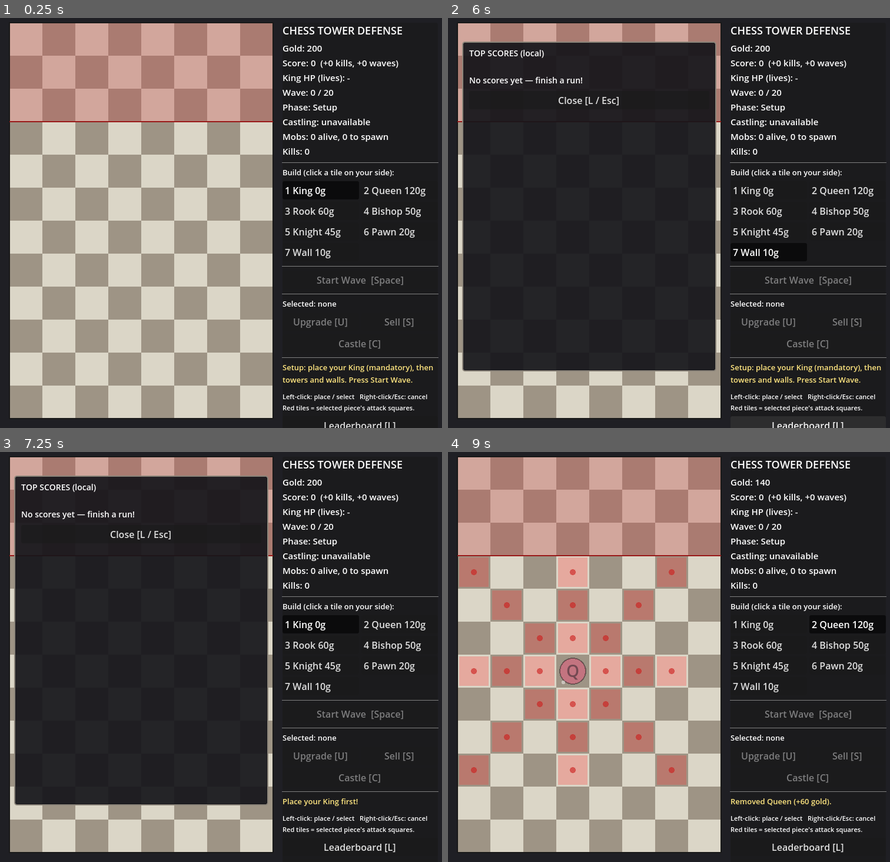
Above: before the commit, frames 1-4 (two rows, left to right).
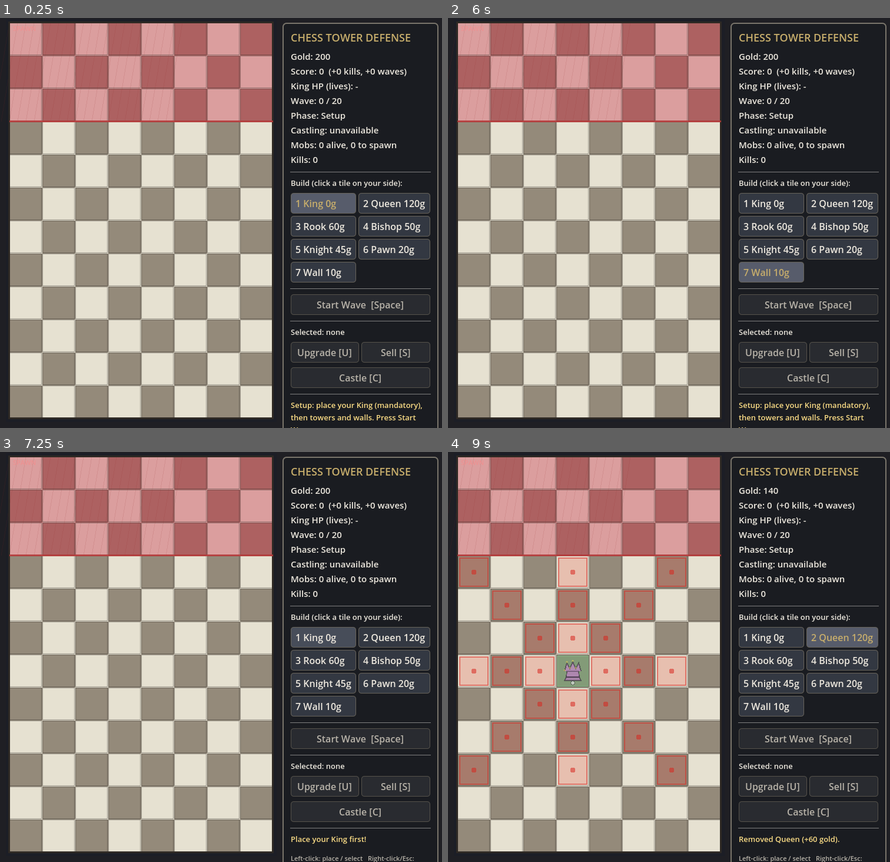
Above: after the commit, the same moments.

Repository: mhaiprojects/ChessTD-Protect-the-King
Game: Godot game, scene res://scenes/main.tscn
Two runs of this game, one before a commit and one after it. Both use one fixed random seed, a clock stepped at 60 frames per second and the inputs below.
Inputs (mouse positions are in pixels of both pictures, inside the frame that each line leads up to):
- Up to frame 1 (0.25 s): no input
- Up to frame 2 (6 s): click "1 King 0g" at 0.5 s; click "2 Queen 120g" at 1.25 s; click "3 Rook 60g" at 2 s; click "4 Bishop 50g" at 2.75 s; click "5 Knight 45g" at 3.5 s; click "6 Pawn 20g" at 4.25 s; click "7 Wall 10g" at 5 s; click (806, 423) at 5.75 s, where only the run before the commit has a clickable "Leaderboard [L]"
- Up to frame 3 (7.25 s): tap A at 6.5 s; move the mouse to (322, 632) at 6.52 s; tap 1 at 6.6 s; click (322, 632) at 6.67 s; tap Space at 6.77 s
- Up to frame 4 (9 s): click (806, 845) at 7.25 s, where only the run before the commit has a clickable "Leaderboard [L]"; tap A at 8 s; move the mouse to (580, 673) at 8.02 s; hold S 8.03-8.75 s; tap 2 at 8.1 s; click (580, 673) at 8.17 s; tap Space at 8.27 s; click "Sell [S]" at 8.75 s

The runs differ from the first frame. In frame 1, 22% of the frame differs, in the area x 2-100%, y 1-100%; in frame 2, 60%; in frame 3, 59%; in frame 4, 24%.

Commit message:
2026-11-17 18:20 AEDT: polish vector graphics (piece silhouettes, board, mobs, HUD)
Co-authored-by: Cursor <cursoragent@cursor.com>

Diff:
--- /dev/null
+++ b/scripts/draw_art.gd
@@ -0,0 +1,214 @@
+extends RefCounted
+## Vector-only drawing helpers: board theme, piece silhouettes, bars and pips.
+
+const P := preload("res://scripts/pieces.gd")
+
+const BG_DARK := Color(0.11, 0.12, 0.15)
+const SQ_LIGHT := Color(0.90, 0.88, 0.82)
+const SQ_DARK := Color(0.58, 0.54, 0.48)
+const SPAWN_LIGHT := Color(0.86, 0.62, 0.62)
+const SPAWN_DARK := Color(0.68, 0.38, 0.38)
+const GRID_LINE := Color(0.22, 0.20, 0.18, 0.45)
+const FRAME_LINE := Color(0.18, 0.16, 0.14)
+const SPAWN_DIVIDER := Color(0.72, 0.22, 0.22, 0.85)
+
+const UI_PANEL_BG := Color(0.10, 0.11, 0.13, 0.96)
+const UI_BORDER := Color(0.48, 0.46, 0.42)
+const UI_ACCENT := Color(0.78, 0.68, 0.42)
+const UI_BUTTON_BG := Color(0.20, 0.22, 0.26)
+const UI_BUTTON_HOVER := Color(0.28, 0.30, 0.35)
+const UI_BUTTON_PRESSED := Color(0.34, 0.36, 0.42)
+const UI_BUTTON_DISABLED := Color(0.16, 0.17, 0.19)
+const UI_TEXT := Color(0.93, 0.91, 0.87)
+const UI_TEXT_DIM := Color(0.72, 0.70, 0.66)
+
+const ATTACK_FILL := Color(0.92, 0.28, 0.22, 0.22)
+const ATTACK_RING := Color(0.85, 0.15, 0.12, 0.55)
+const HOVER_OK := Color(0.35, 0.78, 0.45, 0.28)
+const HOVER_BAD := Color(0.92, 0.18, 0.18, 0.32)
+const SELECT_RING := Color(0.98, 0.88, 0.28)
+const CASTLE_FILL := Color(0.28, 0.58, 0.95, 0.32)
+const CASTLE_BORDER := Color(0.35, 0.65, 1.0, 0.9)
+
+
+static func _a(col: Color, alpha: float) -> Color:
+	var c := col
+	c.a *= alpha
+	return c
+
+
+static func _lerp_flash(col: Color, flash: float) -> Color:
+	if flash <= 0.0:
+		return col
+	return col.lerp(Color(1.0, 0.35, 0.25, col.a), clampf(flash / 0.18, 0.0, 0.75))
+
+
+static func _xf(center: Vector2, pts: PackedVector2Array) -> PackedVector2Array:
+	var out := PackedVector2Array()
+	out.resize(pts.size())
+	for i in pts.size():
+		out[i] = center + pts[i]
+	return out
+
+
+static func _outline_poly(canvas: CanvasItem, pts: PackedVector2Array, col: Color, w: float = 1.8) -> void:
+	var closed := pts.duplicate()
+	closed.append(pts[0])
+	canvas.draw_polyline(closed, col, w)
+
+
+static func draw_hp_bar(canvas: CanvasItem, p: Vector2, w: float, ratio: float, col: Color, h: float = 5.0) -> void:
+	var rr := clampf(ratio, 0.0, 1.0)
+	canvas.draw_rect(Rect2(p, Vector2(w, h)), Color(0.05, 0.05, 0.06, 0.85))
+	canvas.draw_rect(Rect2(p, Vector2(w, h)).grow(-0.5), Color(0.25, 0.25, 0.28, 0.9), false, 1.0)
+	if rr > 0.001:
+		canvas.draw_rect(Rect2(p + Vector2(1, 1), Vector2((w - 2) * rr, h - 2)), col)
+
+
+static func draw_level_pips(canvas: CanvasItem, center: Vector2, level: int, alpha: float) -> void:
+	var n := clampi(level, 0, P.MAX_LEVEL)
+	if n <= 0:
+		return
+	var start_x := -float(n - 1) * 5.0
+	for i in n:
+		var px := center + Vector2(start_x + i * 10.0, 20.0)
+		canvas.draw_circle(px, 3.2, _a(Color(0.98, 0.98, 1.0), alpha))
+		canvas.draw_arc(px, 3.2, 0, TAU, 12, _a(Color(0.15, 0.14, 0.18), alpha), 1.0)
+
+
+static func draw_piece(
+	canvas: CanvasItem, center: Vector2, type: int, fill: Color, alpha: float, flash: float = 0.0
+) -> void:
+	fill = _lerp_flash(_a(fill, alpha), flash)
+	var ink := _a(Color(0.12, 0.11, 0.14), alpha)
+	if type == P.WALL:
+		_draw_wall(canvas, center, fill, ink, alpha)
+		return
+	# Pedestal shared by chess silhouettes
+	var base := _xf(center, PackedVector2Array([
+		Vector2(-14, 16), Vector2(14, 16), Vector2(11, 10), Vector2(-11, 10),
+	]))
+	canvas.draw_colored_polygon(base, fill.darkened(0.08))
+	_outline_poly(canvas, base, ink)
+	match type:
+		P.PAWN:
+			var body := _xf(center, PackedVector2Array([
+				Vector2(-7, 10), Vector2(7, 10), Vector2(5, 0), Vector2(-5, 0),
+			]))
+			canvas.draw_colored_polygon(body, fill)
+			_outline_poly(canvas, body, ink)
+			canvas.draw_circle(center + Vector2(0, -8), 7.0, fill)
+			canvas.draw_arc(center + Vector2(0, -8), 7.0, 0, TAU, 20, ink, 1.8)
+		P.ROOK:
+			var body := _xf(center, PackedVector2Array([
+				Vector2(-11, 10), Vector2(11, 10), Vector2(11, -2), Vector2(-11, -2),
+			]))
+			canvas.draw_colored_polygon(body, fill)
+			_outline_poly(canvas, body, ink)
+			for i in 3:
+				var x := -10.0 + i * 10.0
+				var cren := _xf(center, PackedVector2Array([
+					Vector2(x - 3.5, -2), Vector2(x + 3.5, -2), Vector2(x + 3.5, -12), Vector2(x - 3.5, -12),
+				]))
+				canvas.draw_colored_polygon(cren, fill.lightened(0.05))
+				_outline_poly(canvas, cren, ink, 1.4)
+		P.BISHOP:
+			var body := _xf(center, PackedVector2Array([
+				Vector2(-10, 10), Vector2(10, 10), Vector2(8, -4), Vector2(0, -14), Vector2(-8, -4),
+			]))
+			canvas.draw_colored_polygon(body, fill)
+			_outline_poly(canvas, body, ink)
+			canvas.draw_line(center + Vector2(-5, -2), center + Vector2(6, 8), _a(Color(0.05, 0.05, 0.08), alpha), 2.0)
+		P.KNIGHT:
+			var head := _xf(center, PackedVector2Array([
+				Vector2(-12, 10), Vector2(4, 10), Vector2(14, 4), Vector2(12, -6),
+				Vector2(4, -12), Vector2(-6, -10), Vector2(-10, -2), Vector2(-14, 2),
+			]))
+			canvas.draw_colored_polygon(head, fill)
+			_outline_poly(canvas, head, ink)
+			canvas.draw_circle(center + Vector2(6, -2), 2.2, ink)
+		P.KING:
+			var body := _xf(center, PackedVector2Array([
+				Vector2(-10, 10), Vector2(10, 10), Vector2(9, -2), Vector2(-9, -2),
+			]))
+			canvas.draw_colored_polygon(body, fill)
+			_outline_poly(canvas, body, ink)
+			var cross_v := _xf(center, PackedVector2Array([
+				Vector2(-2.5, -2), Vector2(2.5, -2), Vector2(2.5, -16), Vector2(-2.5, -16),
+			]))
+			var cross_h := _xf(center, PackedVector2Array([
+				Vector2(-7, -8), Vector2(7, -8), Vector2(7, -11), Vector2(-7, -11),
+			]))
+			canvas.draw_colored_polygon(cross_v, fill.lightened(0.06))
+			canvas.draw_colored_polygon(cross_h, fill.lightened(0.06))
+			_outline_poly(canvas, cross_v, ink, 1.4)
+			_outline_poly(canvas, cross_h, ink, 1.4)
+		P.QUEEN:
+			var body := _xf(center, PackedVector2Array([
+				Vector2(-11, 10), Vector2(11, 10), Vector2(10, 0), Vector2(-10, 0),
+			]))
+			canvas.draw_colored_polygon(body, fill)
+			_outline_poly(canvas, body, ink)
+			var crown := _xf(center, PackedVector2Array([
+				Vector2(-14, 0), Vector2(-10, -14), Vector2(-5, -4), Vector2(0, -16),
+				Vector2(5, -4), Vector2(10, -14), Vector2(14, 0),
+			]))
+			canvas.draw_colored_polygon(crown, fill.lightened(0.08))
+			canvas.draw_polyline(crown, ink, 1.8)
+			for i in 5:
+				canvas.draw_circle(crown[i] + Vector2(0, -1.5), 1.8, _a(Color(0.95, 0.85, 0.35), alpha))
+		_:
+			canvas.draw_circle(center, 18, fill)
+			canvas.draw_arc(center, 18, 0, TAU, 24, ink, 2.0)
+
+
+static func _draw_wall(canvas: CanvasItem, center: Vector2, fill: Color, ink: Color, alpha: float) -> void:
+	var r := Rect2(center - Vector2(22, 22), Vector2(44, 44))
+	canvas.draw_rect(r, fill)
+	var mortar := _a(Color(0.28, 0.28, 0.32), alpha)
+	for row in 3:
+		for col in 3:
+			var br := Rect2(
+				r.position + Vector2(2 + col * 14, 2 + row * 14), Vector2(12, 12)
+			)
+			canvas.draw_rect(br, fill.lightened(-0.04 + row * 0.02))
+			canvas.draw_rect(br, mortar, false, 1.2)
+	canvas.draw_rect(r, ink, false, 2.0)
+
+
+static func make_ui_styles() -> Dictionary:
+	var panel := StyleBoxFlat.new()
+	panel.bg_color = UI_PANEL_BG
+	panel.border_color = UI_BORDER
+	panel.set_border_width_all(2)
+	panel.set_corner_radius_all(6)
+	panel.content_margin_left = 14
+	panel.content_margin_right = 14
+	panel.content_margin_top = 12
+	panel.content_margin_bottom = 12
+
+	var btn_n := StyleBoxFlat.new()
+	btn_n.bg_color = UI_BUTTON_BG
+	btn_n.border_color = UI_BORDER.darkened(0.15)
+	btn_n.set_border_width_all(1)
+	btn_n.set_corner_radius_all(4)
+	btn_n.content_margin_left = 8
+	btn_n.content_margin_right = 8
+	btn_n.content_margin_top = 6
+	btn_n.content_margin_bottom = 6
+
+	var btn_h := btn_n.duplicate()
+	btn_h.bg_color = UI_BUTTON_HOVER
+	var btn_p := btn_n.duplicate()
+	btn_p.bg_color = UI_BUTTON_PRESSED
+	var btn_d := btn_n.duplicate()
+	btn_d.bg_color = UI_BUTTON_DISABLED
+	btn_d.border_color = UI_BORDER.darkened(0.3)
+
+	return {
+		"panel": panel,
+		"btn_normal": btn_n,
+		"btn_hover": btn_h,
+		"btn_pressed": btn_p,
+		"btn_disabled": btn_d,
+	}
--- a/scripts/game.gd
+++ b/scripts/game.gd
@@ -4,6 +4,7 @@
 
 const P := preload("res://scripts/pieces.gd")
 const M := preload("res://scripts/mobs.gd")
+const DA := preload("res://scripts/draw_art.gd")
 const SC := preload("res://scripts/scoring.gd")
 const HS := preload("res://scripts/highscores.gd")
 
@@ -51,6 +52,7 @@
 	var atk_cd := 0.0
 	var alive := true
 	var promoted := false
+	var flash := 0.0
 
 	func tile() -> Vector2i:
 		return Vector2i(roundi(pos.x), roundi(pos.y))
@@ -495,6 +497,8 @@
 	shots = shots.filter(func(s): return s.t > 0.0)
 	for c in pieces:
 		pieces[c].flash = max(0.0, pieces[c].flash - dt)
+	for m in mobs:
+		m.flash = max(0.0, m.flash - dt)
 	if phase == Phase.GAME_OVER or phase == Phase.VICTORY:
 		return
 	if phase == Phase.WAVE and spawn_left > 0:
@@ -671,6 +675,7 @@
 			continue
 		p.cd = P.COOLDOWN[p.type]
 		best.hp -= P.damage(p.type, p.level)
+		best.flash = 0.18
 		shots.append({"from": cell_center(Vector2(c)), "to": cell_center(best.pos), "t": 0.12, "enemy": false})
 		if best.hp <= 0.0:
 			best.alive = false
@@ -730,91 +735,93 @@
 
 func _draw() -> void:
 	var font := ThemeDB.fallback_font
+	var board := Rect2(ORIGIN, Vector2(COLS, ROWS) * TILE)
+	draw_rect(board.grow(6), DA.BG_DARK)
 	for y in ROWS:
 		for x in COLS:
 			var r := Rect2(ORIGIN + Vector2(x, y) * TILE, Vector2(TILE, TILE))
-			var col := Color(0.86, 0.84, 0.78) if (x + y) % 2 == 0 else Color(0.62, 0.58, 0.52)
+			var light: bool = (x + y) % 2 == 0
+			var col: Color = DA.SQ_LIGHT if light else DA.SQ_DARK
 			if y < PLAYER_MIN_ROW:
-				col = col.lerp(Color(0.75, 0.3, 0.3), 0.35)
+				col = DA.SPAWN_LIGHT if light else DA.SPAWN_DARK
 			draw_rect(r, col)
-	draw_rect(Rect2(ORIGIN, Vector2(COLS, ROWS) * TILE), Color(0.1, 0.1, 0.1), false, 2.0)
-	draw_line(ORIGIN + Vector2(0, PLAYER_MIN_ROW * TILE), ORIGIN + Vector2(COLS * TILE, PLAYER_MIN_ROW * TILE), Color(0.6, 0.1, 0.1), 2.0)
-
-	# attack-tile highlight: selected piece, or placement preview under the mouse
+			draw_rect(r.grow(-1), DA.GRID_LINE, false, 1.0)
+	var spawn_r := Rect2(ORIGIN, Vector2(COLS * TILE, PLAYER_MIN_ROW * TILE))
+	for i in range(COLS * 2 + PLAYER_MIN_ROW * 2):
+		var t: float = float(i) * 14.0
+		draw_line(spawn_r.position + Vector2(t, 0), spawn_r.position + Vector2(t - 28, spawn_r.size.y), Color(0.55, 0.15, 0.15, 0.12), 1.0)
+	draw_rect(board, DA.FRAME_LINE, false, 3.0)
+	var div_y := ORIGIN + Vector2(0, PLAYER_MIN_ROW * TILE)
+	draw_line(div_y, div_y + Vector2(COLS * TILE, 0), DA.SPAWN_DIVIDER, 3.0)
+	draw_string(
+		font, ORIGIN + Vector2(6, 14), "SPAWN", HORIZONTAL_ALIGNMENT_LEFT, 80, 11,
+		Color(0.95, 0.55, 0.55, 0.75)
+	)
+
 	var hl := {}
 	if pieces.has(selected):
 		hl = attack_tiles_for(selected)
 	elif build_type >= 0 and in_bounds(hover):
 		var ok: String = can_place(build_type, hover)
-		var prev_a: float = 0.45 if ok == "" else 0.55
+		var tile_r := Rect2(ORIGIN + Vector2(hover) * TILE, Vector2(TILE, TILE)).grow(-2)
+		var hover_col := DA.HOVER_OK if ok == "" else DA.HOVER_BAD
+		draw_rect(tile_r, hover_col)
+		draw_rect(tile_r, hover_col.lightened(0.2), false, 2.0)
+		var prev_a: float = 0.5 if ok == "" else 0.42
 		if P.is_tower(build_type) and ok == "":
 			for t in P.attack_tiles(build_type, hover, 1, Vector2i(COLS, ROWS), pieces):
 				hl[t] = true
-		_draw_piece_shape(build_type, cell_center(Vector2(hover)), 1, 1.0, 1.0, font, prev_a)
-		if ok != "":
-			var r := Rect2(ORIGIN + Vector2(hover) * TILE, Vector2(TILE, TILE)).grow(-2)
-			draw_rect(r, Color(0.9, 0.1, 0.1, 0.35))
-			draw_rect(r, Color(0.9, 0.15, 0.15, 0.9), false, 2.0)
+		_draw_piece_shape(build_type, cell_center(Vector2(hover)), 1, 1.0, 0.0, prev_a)
 	for t in hl:
-		draw_rect(Rect2(ORIGIN + Vector2(t) * TILE, Vector2(TILE, TILE)).grow(-3), Color(1, 0.2, 0.2, 0.28))
-		draw_circle(cell_center(Vector2(t)), 5, Color(0.8, 0.1, 0.1, 0.6))
+		var ar := Rect2(ORIGIN + Vector2(t) * TILE, Vector2(TILE, TILE)).grow(-4)
+		draw_rect(ar, DA.ATTACK_FILL)
+		draw_rect(ar, DA.ATTACK_RING, false, 1.5)
+		draw_circle(cell_center(Vector2(t)), 4.5, DA.ATTACK_RING)
 
 	for c in pieces:
 		var p = pieces[c]
-		_draw_piece_shape(p.type, cell_center(Vector2(c)), p.level, p.hp / p.max_hp, p.flash, font, 1.0)
+		_draw_piece_shape(p.type, cell_center(Vector2(c)), p.level, p.hp / p.max_hp, p.flash, 1.0)
 	if pieces.has(selected):
-		draw_rect(Rect2(ORIGIN + Vector2(selected) * TILE, Vector2(TILE, TILE)), Color(1, 1, 0.2), false, 3.0)
+		var sr := Rect2(ORIGIN + Vector2(selected) * TILE, Vector2(TILE, TILE)).grow(-3)
+		draw_rect(sr, DA.SELECT_RING, false, 3.0)
 
 	if not castling_used and has_king():
 		for c in castle_rooks_eligible():
-			var cr := Rect2(ORIGIN + Vector2(c) * TILE, Vector2(TILE, TILE)).grow(-4)
-			draw_rect(cr, Color(0.25, 0.55, 1.0, 0.35))
-			draw_rect(cr, Color(0.3, 0.65, 1.0, 0.95), false, 2.0)
+			var cr := Rect2(ORIGIN + Vector2(c) * TILE, Vector2(TILE, TILE)).grow(-5)
+			draw_rect(cr, DA.CASTLE_FILL)
+			draw_rect(cr, DA.CASTLE_BORDER, false, 2.0)
 
 	for m in mobs:
 		var cp := cell_center(m.pos)
 		var fill: Color = M.COLORS[m.mob_type]
-		M.draw_mob(self, cp, m.mob_type, fill, Color(0.1, 0, 0))
-		_draw_bar(cp + Vector2(-16, -22), 32, m.hp / m.max_hp, Color(0.9, 0.2, 0.2))
+		if m.flash > 0.0:
+			fill = fill.lerp(Color(1.0, 0.85, 0.7), clampf(m.flash / 0.18, 0.0, 0.7))
+		M.draw_mob(self, cp, m.mob_type, fill, Color(0.12, 0.08, 0.1), m.flash)
+		DA.draw_hp_bar(self, cp + Vector2(-18, -24), 36, m.hp / m.max_hp, Color(0.88, 0.22, 0.22))
 
 	for s in shots:
-		var col := Color(1, 0.3, 0.2, 0.9) if s.enemy else Color(1, 0.95, 0.3, 0.9)
-		draw_line(s.from, s.to, col, 3.0)
+		var col := Color(1, 0.35, 0.25, 0.95) if s.enemy else Color(1, 0.92, 0.42, 0.95)
+		draw_line(s.from, s.to, col.darkened(0.2), 5.0)
+		draw_line(s.from, s.to, col, 2.5)
+		draw_circle(s.to, 4.0, col)
 
 	if phase == Phase.GAME_OVER or phase == Phase.VICTORY:
-		var box := Rect2(ORIGIN + Vector2(0, 5 * TILE), Vector2(COLS * TILE, 2 * TILE))
-		draw_rect(box, Color(0, 0, 0, 0.75))
+		var box := Rect2(ORIGIN + Vector2(0, 4.5 * TILE), Vector2(COLS * TILE, 2.5 * TILE))
+		draw_rect(box, Color(0.05, 0.05, 0.07, 0.82))
+		draw_rect(box.grow(-4), DA.UI_BORDER, false, 2.0)
 		var head: String = PHASE_NAMES[phase]
-		draw_string(font, box.position + Vector2(0, 36), head, HORIZONTAL_ALIGNMENT_CENTER, box.size.x, 36, Color.WHITE)
-		draw_string(font, box.position + Vector2(0, 78), "Score: %d" % score, HORIZONTAL_ALIGNMENT_CENTER, box.size.x, 28, Color(1, 0.92, 0.45))
-
-
-func _draw_piece_shape(type: int, c: Vector2, level: int, hp_ratio: float, flash: float, font: Font, alpha: float) -> void:
+		draw_string(font, box.position + Vector2(0, 40), head, HORIZONTAL_ALIGNMENT_CENTER, box.size.x, 34, DA.UI_TEXT)
+		draw_string(
+			font, box.position + Vector2(0, 84), "Score: %d" % score,
+			HORIZONTAL_ALIGNMENT_CENTER, box.size.x, 26, DA.UI_ACCENT
+		)
+
+
+func _draw_piece_shape(type: int, c: Vector2, level: int, hp_ratio: float, flash: float, alpha: float) -> void:
 	var base: Color = P.COLORS[type]
-	base.a = alpha
-	if flash > 0.0:
-		base = base.lerp(Color(1, 0.2, 0.2, alpha), 0.6)
-	if type == P.WALL:
-		var r := Rect2(c - Vector2(24, 24), Vector2(48, 48))
-		draw_rect(r, base)
-		var line := Color(0.25, 0.25, 0.28, alpha)
-		for i in [1, 2]:
-			draw_line(r.position + Vector2(0, 16 * i), r.position + Vector2(48, 16 * i), line, 2.0)
-		draw_line(c + Vector2(0, -24), c + Vector2(0, -8), line, 2.0)
-		draw_line(c + Vector2(-12, -8), c + Vector2(-12, 8), line, 2.0)
-		draw_line(c + Vector2(12, -8), c + Vector2(12, 8), line, 2.0)
-		draw_line(c + Vector2(0, 8), c + Vector2(0, 24), line, 2.0)
-		draw_rect(r, line, false, 2.0)
-	else:
-		draw_circle(c, 22, base)
-		draw_arc(c, 22, 0, TAU, 32, Color(0.1, 0.1, 0.1, alpha), 2.0)
-		draw_string(font, c + Vector2(-TILE / 2, 10), P.LETTERS[type], HORIZONTAL_ALIGNMENT_CENTER, TILE, 28, Color(0.08, 0.08, 0.1, alpha))
-		for i in level:   # level pips
-			draw_circle(c + Vector2(-16 + i * 8, 19), 3, Color(1, 1, 1, alpha))
+	DA.draw_piece(self, c, type, base, alpha, flash)
+	if P.is_tower(type):
+		DA.draw_level_pips(self, c, level, alpha)
 	if hp_ratio < 1.0:
-		_draw_bar(c + Vector2(-22, -27), 44, hp_ratio, Color(0.2, 0.85, 0.3))
-
-
-func _draw_bar(p: Vector2, w: float, ratio: float, col: Color) -> void:
-	draw_rect(Rect2(p, Vector2(w, 4)), Color(0, 0, 0, 0.7))
-	draw_rect(Rect2(p, Vector2(w * clampf(ratio, 0.0, 1.0), 4)), col)
+		var bar_col := Color(0.25, 0.82, 0.38) if type != P.WALL else Color(0.55, 0.72, 0.82)
+		DA.draw_hp_bar(self, c + Vector2(-22, -30), 44, hp_ratio, bar_col)
--- a/scripts/mobs.gd
+++ b/scripts/mobs.gd
@@ -142,39 +142,47 @@
 	return list
 
 
-static func draw_mob(canvas: CanvasItem, center: Vector2, type: int, fill: Color, outline: Color) -> void:
+static func draw_mob(canvas: CanvasItem, center: Vector2, type: int, fill: Color, outline: Color, flash: float = 0.0) -> void:
+	var ink := outline
+	if flash > 0.0:
+		ink = ink.lerp(Color(1.0, 0.5, 0.35), clampf(flash / 0.18, 0.0, 0.65))
 	match type:
 		PROMOTED:
-			var r := 16.0
+			var r := 15.0
 			canvas.draw_circle(center, r, fill)
-			canvas.draw_arc(center, r, 0, TAU, 32, outline, 2.0)
+			canvas.draw_arc(center, r, 0, TAU, 32, ink, 2.2)
 			var crown := PackedVector2Array([
-				center + Vector2(-14, -6), center + Vector2(-7, -18), center + Vector2(0, -10),
-				center + Vector2(7, -18), center + Vector2(14, -6),
+				center + Vector2(-15, -5), center + Vector2(-9, -19), center + Vector2(-4, -8),
+				center + Vector2(0, -18), center + Vector2(4, -8), center + Vector2(9, -19), center + Vector2(15, -5),
 			])
-			canvas.draw_colored_polygon(crown, fill.lightened(0.15))
-			canvas.draw_polyline(PackedVector2Array([crown[0], crown[1], crown[2], crown[3], crown[4]]), outline, 2.0)
+			canvas.draw_colored_polygon(crown, fill.lightened(0.12))
+			canvas.draw_polyline(crown, ink, 2.0)
+			for i in [1, 3, 5]:
+				canvas.draw_circle(crown[i] + Vector2(0, -1), 2.2, Color(0.95, 0.82, 0.25))
 		RUNNER:
 			var dia := PackedVector2Array([
-				center + Vector2(0, -14), center + Vector2(13, 0),
-				center + Vector2(0, 14), center + Vector2(-13, 0),
+				center + Vector2(0, -15), center + Vector2(14, 0),
+				center + Vector2(0, 15), center + Vector2(-14, 0),
 			])
 			canvas.draw_colored_polygon(dia, fill)
-			canvas.draw_polyline(PackedVector2Array([dia[0], dia[1], dia[2], dia[3], dia[0]]), outline, 2.0)
+			canvas.draw_polyline(PackedVector2Array([dia[0], dia[1], dia[2], dia[3], dia[0]]), ink, 2.2)
 		BRUTE:
-			var r := Rect2(center - Vector2(17, 17), Vector2(34, 34))
-			canvas.draw_rect(r, fill)
-			canvas.draw_rect(r, outline, false, 2.0)
+			var sq := Rect2(center - Vector2(16, 16), Vector2(32, 32))
+			canvas.draw_rect(sq, fill)
+			canvas.draw_line(sq.position + Vector2(0, 11), sq.position + Vector2(32, 11), ink, 2.0)
+			canvas.draw_line(sq.position + Vector2(0, 21), sq.position + Vector2(32, 21), ink, 2.0)
+			canvas.draw_rect(sq, ink, false, 2.2)
 		SAPPER:
 			var hex := PackedVector2Array()
 			for k in 6:
 				var a: float = float(k) / 6.0 * TAU - PI / 2.0
-				hex.append(center + Vector2(cos(a), sin(a)) * 15.0)
+				hex.append(center + Vector2(cos(a), sin(a)) * 15.5)
 			canvas.draw_colored_polygon(hex, fill)
-			canvas.draw_polyline(PackedVector2Array([hex[0], hex[1], hex[2], hex[3], hex[4], hex[5], hex[0]]), outline, 2.0)
+			canvas.draw_polyline(PackedVector2Array([hex[0], hex[1], hex[2], hex[3], hex[4], hex[5], hex[0]]), ink, 2.2)
+			canvas.draw_line(center + Vector2(-6, 0), center + Vector2(6, 0), ink.lightened(0.2), 2.0)
 		_:  # GRUNT
 			var tri := PackedVector2Array([
-				center + Vector2(-15, -12), center + Vector2(15, -12), center + Vector2(0, 16),
+				center + Vector2(-16, -11), center + Vector2(16, -11), center + Vector2(0, 17),
 			])
 			canvas.draw_colored_polygon(tri, fill)
-			canvas.draw_polyline(PackedVector2Array([tri[0], tri[1], tri[2], tri[0]]), outline, 2.0)
+			canvas.draw_polyline(PackedVector2Array([tri[0], tri[1], tri[2], tri[0]]), ink, 2.2)
--- a/scripts/ui.gd
+++ b/scripts/ui.gd
@@ -3,6 +3,7 @@
 
 const P := preload("res://scripts/pieces.gd")
 const HS := preload("res://scripts/highscores.gd")
+const DA := preload("res://scripts/draw_art.gd")
 
 var game
 var lbl_stats: Label
@@ -20,23 +21,26 @@
 var lbl_final_body: Label
 var lbl_leaderboard_body: Label
 var _end_overlay_shown := false
+var _ui_styles: Dictionary = {}
 
 
 func _ready() -> void:
 	game = get_parent().get_node("Game")
+	_ui_styles = DA.make_ui_styles()
 	var panel := PanelContainer.new()
 	panel.position = Vector2(480, 16)
 	panel.custom_minimum_size = Vector2(264, 672)
+	panel.add_theme_stylebox_override("panel", _ui_styles.panel)
 	add_child(panel)
 	var v := VBoxContainer.new()
-	v.add_theme_constant_override("separation", 6)
+	v.add_theme_constant_override("separation", 8)
 	panel.add_child(v)
 
-	v.add_child(_label("CHESS TOWER DEFENSE", 18))
+	v.add_child(_label("CHESS TOWER DEFENSE", 18, true))
 	lbl_stats = _label("", 15)
 	v.add_child(lbl_stats)
 	v.add_child(HSeparator.new())
-	v.add_child(_label("Build (click a tile on your side):", 13))
+	v.add_child(_label("Build (click a tile on your side):", 13, false))
 	var grid := GridContainer.new()
 	grid.columns = 2
 	v.add_child(grid)
@@ -71,12 +75,17 @@
 	v.add_child(btn_castle)
 	v.add_child(HSeparator.new())
 	lbl_msg = _label("", 13)
-	lbl_msg.modulate = Color(1, 0.9, 0.5)
+	lbl_msg.add_theme_color_override("font_color", Color(0.98, 0.86, 0.52))
 	v.add_child(lbl_msg)
 	var spacer := Control.new()
 	spacer.size_flags_vertical = Control.SIZE_EXPAND_FILL
 	v.add_child(spacer)
-	v.add_child(_label("Left-click: place / select   Right-click/Esc: cancel\nRed tiles = selected piece's attack squares.", 11))
+	v.add_child(
+		_label(
+			"Left-click: place / select   Right-click/Esc: cancel\nAttack squares highlight in red.",
+			11, false, DA.UI_TEXT_DIM
+		)
+	)
 	btn_leaderboard = _button("Leaderboard [L]")
 	btn_leaderboard.pressed.connect(toggle_leaderboard)
 	v.add_child(btn_leaderboard)
@@ -95,12 +104,13 @@
 	overlay_leaderboard.get_child(0).add_child(lb_close)
 
 
-func _label(text: String, size: int) -> Label:
+func _label(text: String, size: int, title: bool = false, col: Color = DA.UI_TEXT) -> Label:
 	var l := Label.new()
 	l.text = text
 	l.add_theme_font_size_override("font_size", size)
 	l.autowrap_mode = TextServer.AUTOWRAP_WORD_SMART
-	l.custom_minimum_size.x = 240
+	l.custom_minimum_size.x = 232
+	l.add_theme_color_override("font_color", DA.UI_ACCENT if title else col)
 	return l
 
 
@@ -113,15 +123,8 @@
 	var box := VBoxContainer.new()
 	box.add_theme_constant_override("separation", 8)
 	p.add_child(box)
-	var style := StyleBoxFlat.new()
-	style.bg_color = Color(0.08, 0.08, 0.1, 0.92)
-	style.border_color = Color(0.55, 0.52, 0.48)
-	style.set_border_width_all(2)
-	style.set_corner_radius_all(4)
-	style.content_margin_left = 12
-	style.content_margin_right = 12
-	style.content_margin_top = 10
-	style.content_margin_bottom = 10
+	var style: StyleBoxFlat = DA.make_ui_styles().panel.duplicate()
+	style.bg_color = Color(0.06, 0.07, 0.09, 0.94)
 	p.add_theme_stylebox_override("panel", style)
 	return p
 
@@ -147,7 +150,7 @@
 
 
 func _refresh_leaderboard_text() -> void:
-	var lines: PackedStringArray = ["TOP SCORES (local)", ""]
+	var lines: PackedStringArray = ["TOP SCORES (local)", " #   SCORE  WAVE  RESULT  DATE", ""]
 	var rows := HS.load_entries()
 	if rows.is_empty():
 		lines.append("No scores yet — finish a run!")
@@ -189,6 +192,14 @@
 	b.text = text
 	b.focus_mode = Control.FOCUS_NONE
 	b.size_flags_horizontal = Control.SIZE_EXPAND_FILL
+	b.add_theme_stylebox_override("normal", _ui_styles.btn_normal)
+	b.add_theme_stylebox_override("hover", _ui_styles.btn_hover)
+	b.add_theme_stylebox_override("pressed", _ui_styles.btn_pressed)
+	b.add_theme_stylebox_override("disabled", _ui_styles.btn_disabled)
+	b.add_theme_color_override("font_color", DA.UI_TEXT)
+	b.add_theme_color_override("font_hover_color", DA.UI_TEXT)
+	b.add_theme_color_override("font_pressed_color", DA.UI_ACCENT)
+	b.add_theme_color_override("font_disabled_color", DA.UI_TEXT_DIM)
 	return b
 
 
Not shown, added: scripts/draw_art.gd.uid
Not shown, added: scripts/mobs.gd.uid
